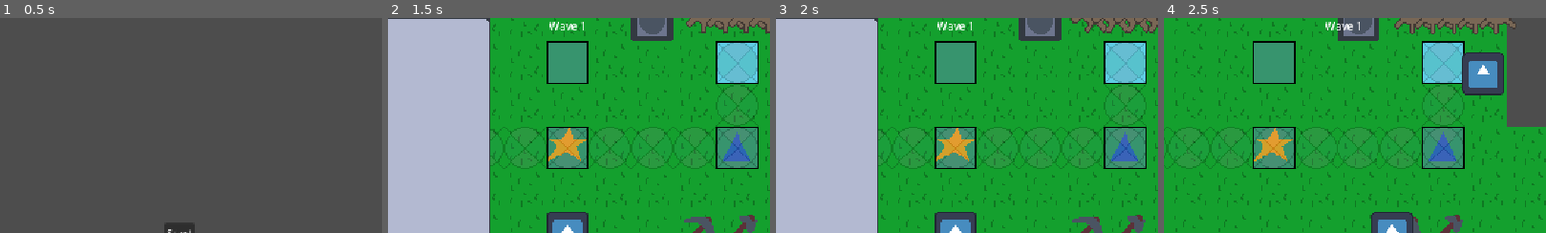
Above: before the commit, frames 1-4 (left to right).
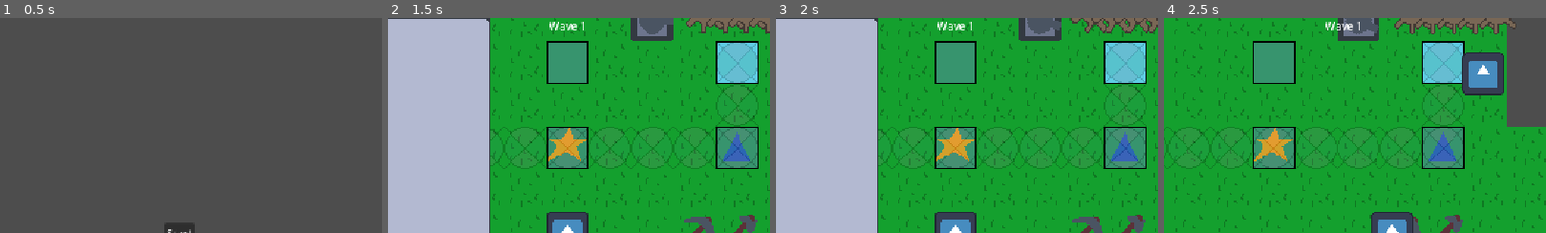
Above: after the commit, the same moments.

Repository: Deeeeelan/serious-game
Game: Godot game, scene res://scenes/title_screen.tscn
The game is run twice, just before and just after one commit, with the same random seed, the same clock (stepped at 60 frames per second) and the same inputs. The engine's default icon, where the game draws it, is replaced by a stand-in: a white triangle on a blue panel in a dark square.
Inputs (mouse positions are % of the whole screen's width and height, from its top left):
- Up to frame 1 (0.5 s): no input
- Up to frame 2 (1.5 s): click "Start" at 0.5 s; click "Crafting" at 1.25 s
- Up to frame 3 (2 s): no input
- Up to frame 4 (2.5 s): tap Enter at 2 s; move the mouse to (72, 45) at 2.02 s; hold D (right) from 2.03 s (still down); hold Q (drop) from 2.03 s (still down); click (72, 45) at 2.17 s
The pictures show only the part of the screen within x 26-76%, y 0-50%; the shares and areas given below are measured in that part.

Frame 1 is identical in both runs. In frame 2, less than 0.1% of the frame differs, in the area x 65-75%, y 0-8%; in frame 3, 0.1%; in frame 4, 0.1%, in the area x 47-57%, y 0-8%.

Commit message:
Add turret

Diff:
--- a/assets/mobs/enemy_basic.tscn
+++ b/assets/mobs/enemy_basic.tscn
@@ -9,7 +9,7 @@
 [sub_resource type="CircleShape2D" id="CircleShape2D_8tn5n"]
 radius = 16.0
 
-[node name="EnemyBasic" type="CharacterBody2D" unique_id=1702881752]
+[node name="EnemyBasic" type="CharacterBody2D" unique_id=1702881752 groups=["Enemy"]]
 collision_layer = 3
 collision_mask = 3
 script = ExtResource("1_baiir")
--- /dev/null
+++ b/assets/nodes/bullet.tscn
@@ -0,0 +1,14 @@
+[gd_scene format=3 uid="uid://0x4r0qhfqiim"]
+
+[ext_resource type="Texture2D" uid="uid://cyn0agsdyeiq5" path="res://assets/images/bullet.png" id="1_qmp4e"]
+
+[sub_resource type="CircleShape2D" id="CircleShape2D_6sj1v"]
+radius = 5.0
+
+[node name="Bullet" type="Area2D" unique_id=967450667]
+
+[node name="CollisionShape2D" type="CollisionShape2D" parent="." unique_id=310910778]
+shape = SubResource("CircleShape2D_6sj1v")
+
+[node name="Sprite2D" type="Sprite2D" parent="." unique_id=973973857]
+texture = ExtResource("1_qmp4e")
--- a/assets/special_tiles/turret.tscn
+++ b/assets/special_tiles/turret.tscn
@@ -23,6 +23,7 @@
 script = ExtResource("1_aema3")
 max_health = 100
 health = 100
+atlas_texture = Vector2i(7, 2)
 
 [node name="Sprite2D" type="Sprite2D" parent="." unique_id=1742097956]
 texture = SubResource("AtlasTexture_aema3")
@@ -39,4 +40,8 @@
 shape = SubResource("CircleShape2D_6sj1v")
 
 [node name="Tick" type="Timer" parent="." unique_id=321462215]
+wait_time = 0.1
 autostart = true
+
+[node name="ShootTick" type="Timer" parent="." unique_id=868243613]
+autostart = true
--- a/project.godot
+++ b/project.godot
@@ -40,6 +40,11 @@
 "res://scenes/": "purple",
 "res://scripts/": "red"
 }
+
+[global_group]
+
+Enemy=""
+Debris=""
 
 [input]
 
--- a/scenes/game.tscn
+++ b/scenes/game.tscn
@@ -112,7 +112,8 @@
 underground_tm = NodePath("../Terrain/Underground")
 debris = NodePath("../Debris")
 
-[node name="Debris" type="Node2D" parent="Node2D" unique_id=874590904]
+[node name="Debris" type="Node2D" parent="Node2D" unique_id=874590904 groups=["Debris"]]
+unique_name_in_owner = true
 
 [node name="Target" type="Node2D" parent="Node2D" unique_id=1277146496]
 unique_name_in_owner = true
--- a/scripts/tiles/turret.gd
+++ b/scripts/tiles/turret.gd
@@ -1,17 +1,52 @@
 extends Building
 
-@export var speed: float = 1
+@export var speed: float = 1.0
 @export var dmg: int = 25
+@export var bullet_speed = 100
+
+
+var target_angle: float = 0
+var bullet = preload("res://assets/nodes/bullet.tscn")
+
+func fire():
+	var bul = bullet.instantiate()
+	get_tree().get_first_node_in_group("Debris").add_child(bul)
+	bul.position = position
+	bul.body_entered.connect(func(body: Node2D):
+		if body.is_in_group("Enemy"):
+			body.health -= dmg
+		bul.queue_free()
+	)
+	var tween = get_tree().create_tween()
+	tween.tween_property(bul, "position", position + Vector2.RIGHT.rotated($Top.rotation + deg_to_rad(-90)) * 2000, 2.4)
+	tween.play()
+	tween.finished.connect(func():
+		if bul:
+			bul.queue_free()
+	)
+
 
 func tick():
-	var coll = $Range.get_overlapping_bodies()
-	print(coll)
-	pass
+	var colls = $Range.get_overlapping_bodies()
+	var closest: CharacterBody2D
+	var closest_dist: int = 999999999
+	for col in colls:
+		if col.is_in_group("Enemy"):
+			if (position - col.position).length() < closest_dist:
+				closest_dist = (position - col.position).length()
+				closest = col
+	if closest:
+		var target_position = closest.position + (closest.velocity / 3)
+		target_angle = position.angle_to_point(target_position) + deg_to_rad(90)
+
+
 
 # Called when the node enters the scene tree for the first time.
 func _ready() -> void:
 	$Tick.timeout.connect(tick)
+	$ShootTick.wait_time = speed
+	$ShootTick.timeout.connect(fire)
 
 # Called every frame. 'delta' is the elapsed time since the previous frame.
 func _process(delta: float) -> void:
-	pass
+	$Top.rotation = lerp_angle($Top.rotation, target_angle, 0.1)
Binary file added: assets/images/bullet.png
Not shown, added: assets/images/bullet.png.import
